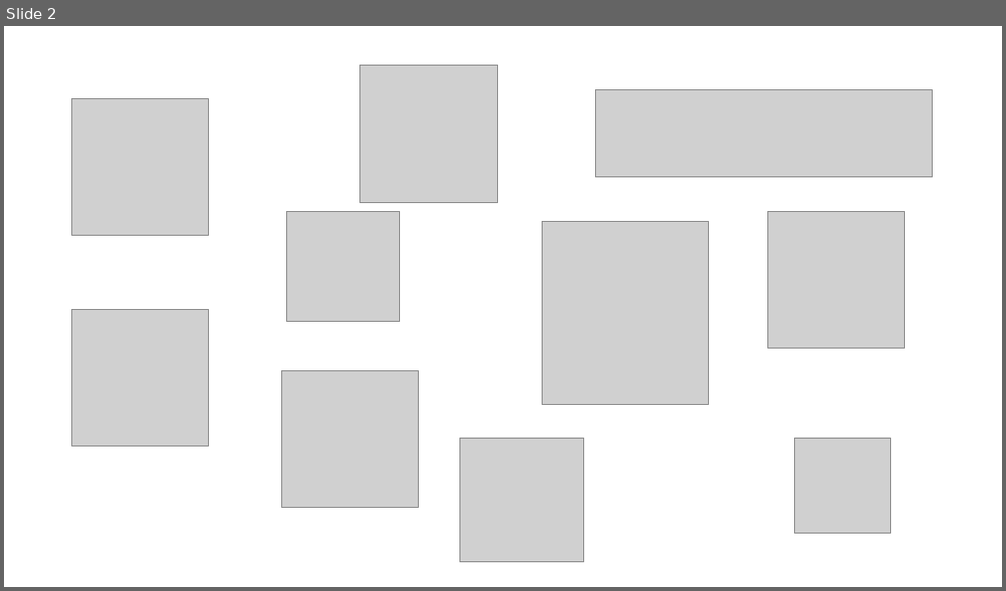
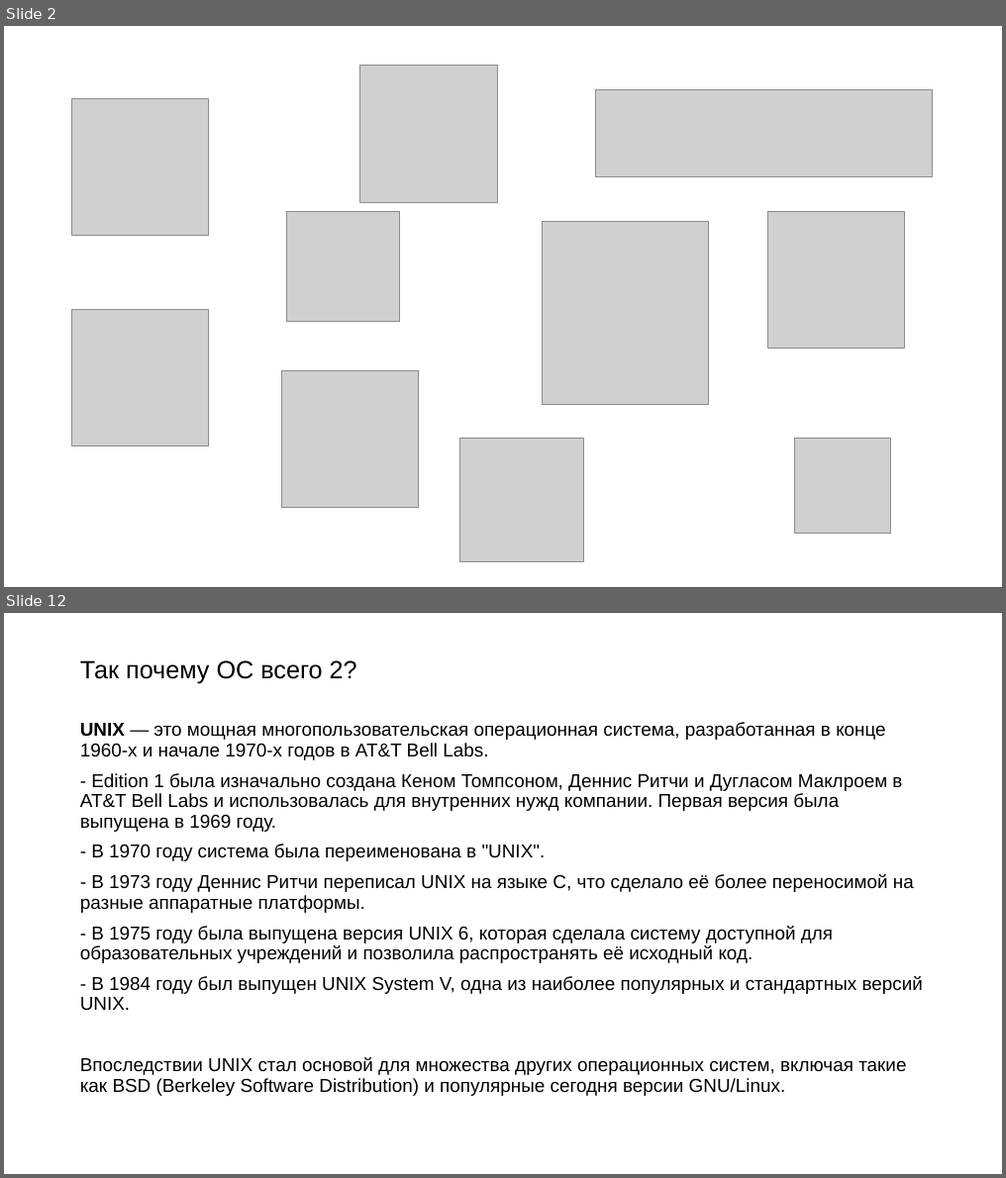
Before and after one commit to Rudeigin/OI, a slide deck: ОИ ОС.pptx. Shown one above the other, each under a label of ours: slide 2 before the commit, slides 2 and 12 after it; the slides between them are not shown. The pictures are 1006x591 and 1006x1178 pixels, drawn with LibreOffice and Linux fonts; fonts in the diff are those of the drawing; grey boxes stand for pictures. Boxes give left, top, right and bottom in pixels: in the first picture for what was removed or moved away, otherwise in the second. Text is boxed around its words. In the diff, an @@ line names an element or a change of style, - is before the commit and + after.

Commit message:
linux

```diff
--- a/ОИ ОС.pptx
+++ b/ОИ ОС.pptx
@@ slide 12 added at [4, 613, 1002, 1174], background #FFFFFF @@
@@ title added at [80, 661, 357, 683], 24 pt, text #000000 @@
+Так почему ОС всего 2?
@@ text added at [80, 722, 923, 1096], 18 pt, text #000000 @@
+UNIX — это мощная многопользовательская операционная система, разработанная в конце 1960-х и начале 1970-х годов в AT&T Bell Labs.
+- Edition 1 была изначально создана Кеном Томпсоном, Деннис Ритчи и Дугласом Маклроем в AT&T Bell Labs и использовалась для внутренних нужд компании. Первая версия была выпущена в 1969 году.
+- В 1970 году система была переименована в "UNIX".
+- В 1973 году Деннис Ритчи переписал UNIX на языке C, что сделало её более переносимой на разные аппаратные платформы.
+- В 1975 году была выпущена версия UNIX 6, которая сделала систему доступной для образовательных учреждений и позволила распространять её исходный код.
+- В 1984 году был выпущен UNIX System V, одна из наиболее популярных и стандартных версий UNIX.
+Впоследствии UNIX стал основой для множества других операционных систем, включая такие как BSD (Berkeley Software Distribution) и популярные сегодня версии GNU/Linux.
```
Also in this commit, not shown: 14 other slides added, 1 slide removed, 2 other files.
